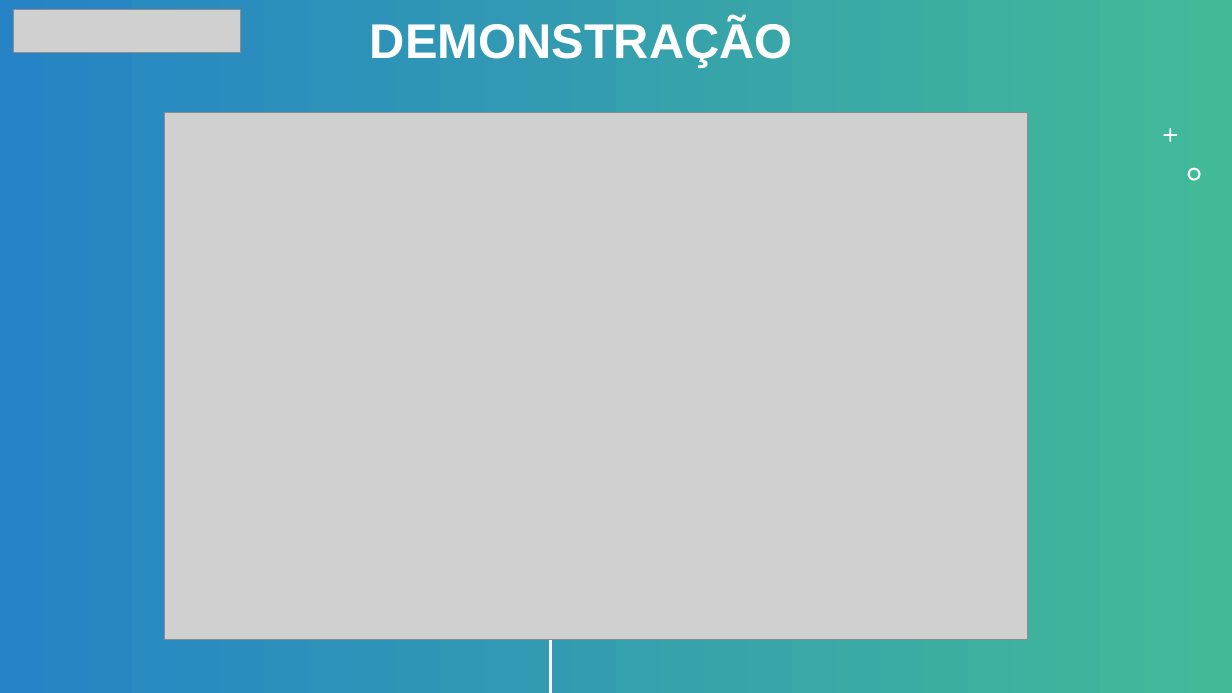
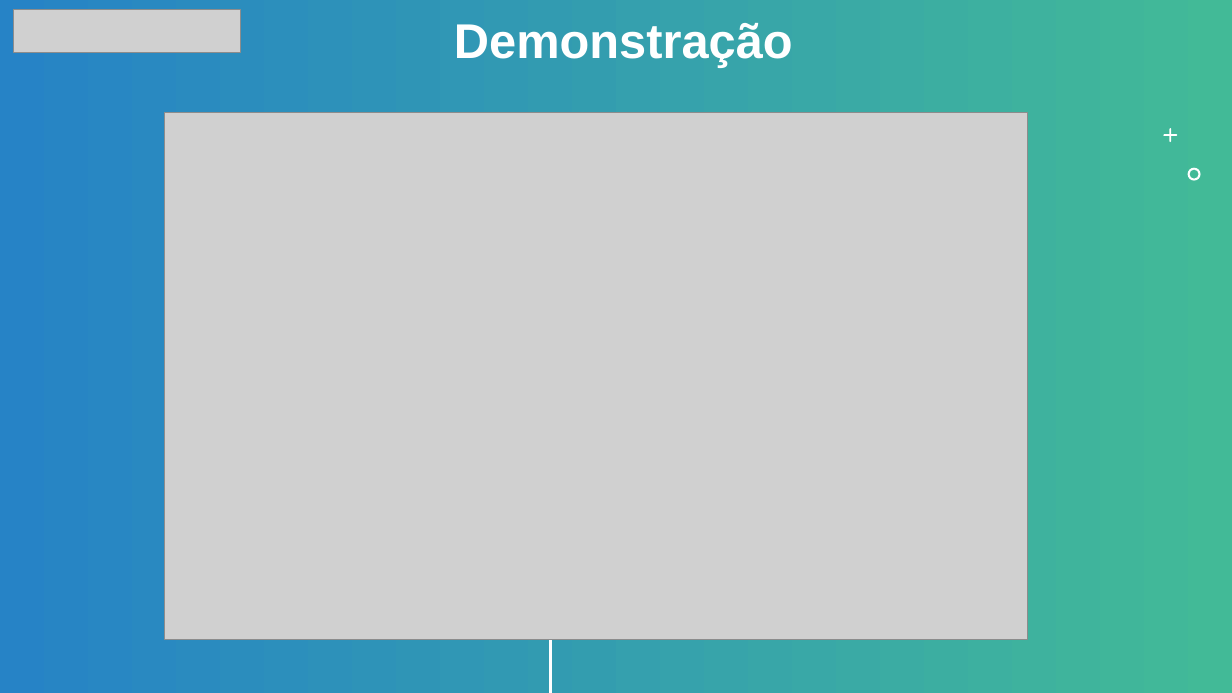
Before and after one commit to AndreZila01/S.T.A.R, a slide deck: slide 3 of Resource/Apresentação - STAR - 2.odp. Drawn at 1232x693 pixels with LibreOffice and Linux fonts; fonts in the diff are those of the drawing; grey boxes stand for pictures. Boxes give left, top, right and bottom in pixels: in the first picture for what was removed or moved away, otherwise in the second. Text is boxed around its words. In the diff, an @@ line names an element or a change of style, - is before the commit and + after.

```diff
--- a/Resource/Apresentação - STAR - 2.odp
+++ b/Resource/Apresentação - STAR - 2.odp
@@ title at (x1=454, y1=23, x2=793, y2=67): text changed @@
-DEMONSTRAÇÃO
+Demonstração
```
Also in this commit, not shown: 2 other slides changed, 1 slide added, 7 other files.
